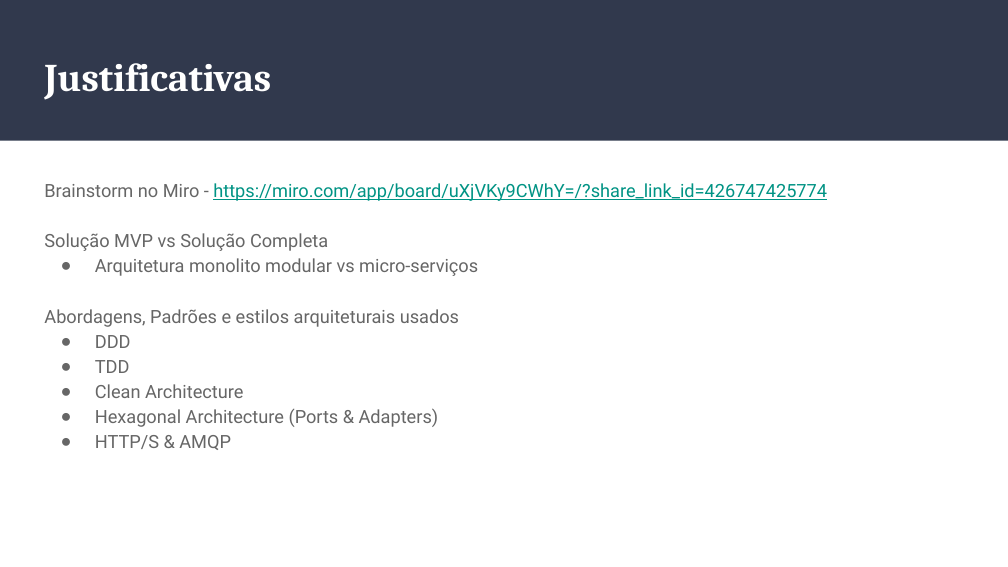
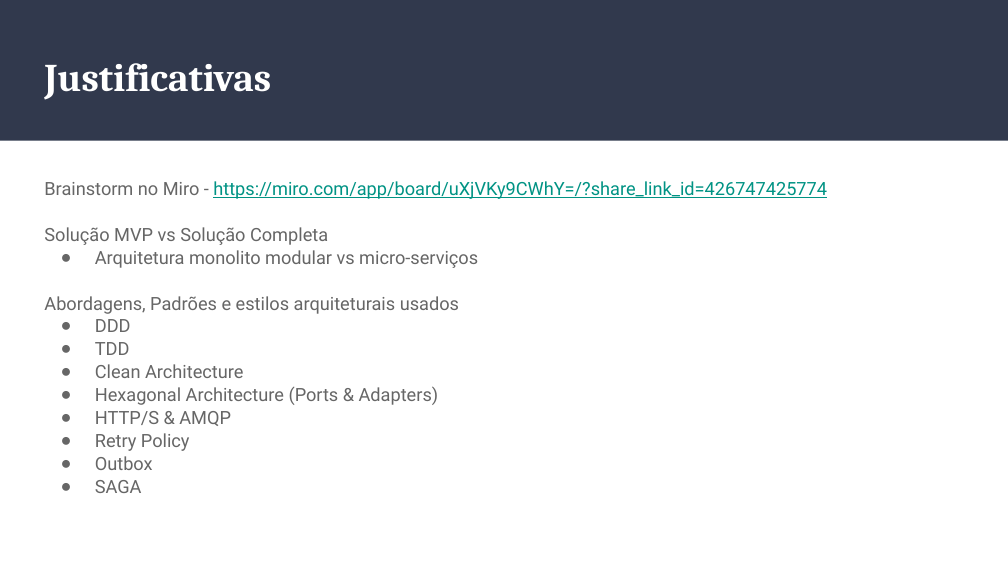
Before and after one commit to g12-4soat/techmedicos-docs, a slide deck: slide 13 of docs/Hackaton-TechMedicos.pptx. Drawn at 1008x567 pixels with LibreOffice and Linux fonts; fonts in the diff are those of the drawing. Boxes give left, top, right and bottom in pixels: in the first picture for what was removed or moved away, otherwise in the second. Text is boxed around its words. In the diff, an @@ line names an element or a change of style, - is before the commit and + after.

Commit message:
adicionando informações em justificativas

```diff
--- a/docs/Hackaton-TechMedicos.pptx
+++ b/docs/Hackaton-TechMedicos.pptx
@@ text at (44,181,827,426): line spacing 1.15 to 1.05 @@
@@ text at (95,433,190,493): paragraphs added @@
+● Retry Policy
+● Outbox
+● SAGA
```
Also in this commit, not shown: 1 other slide changed.
